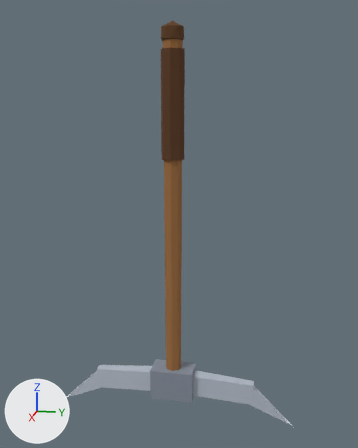
The glTF model assets/models/character/held_steel_pickaxe.glb: old version first, new version second.
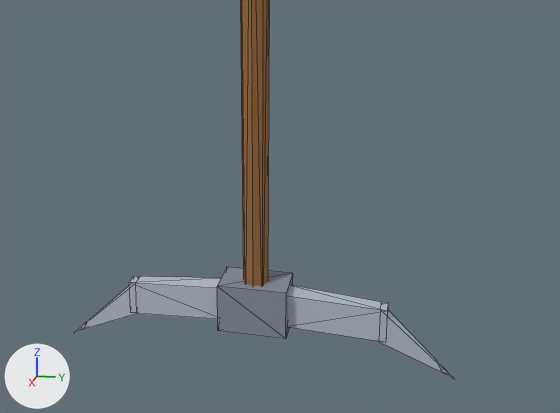
Old and new are each drawn whole from a 50 mm lens placed at (1.047, 0.223, -0.03), pointed at (-0.009, 0.012, -0.294) and again close up on the part from 5% to 100% of the width and 44% to 100% of the height. Every picture has the same lights, and +X, +Y and +Z are marked at lower left. The last two pictures show the newer version. The close-ups show mesh edges as thin lines. Vertices at exactly the same position are counted once.

The first close-up shows 'held_steel_pickaxe'.
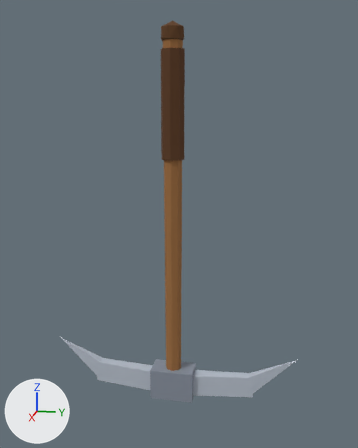
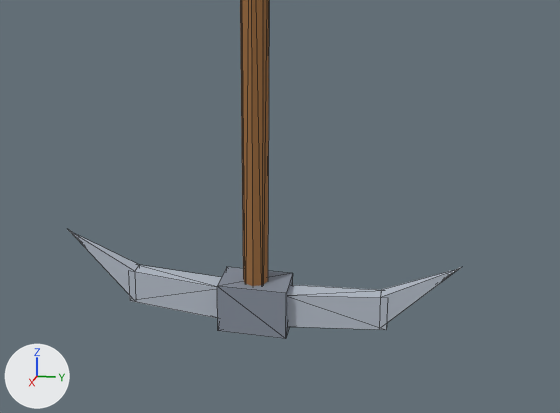
The change, as JSON lines over the scene's bpy script:
```json
{"block": "me_held_steel_pickaxe", "where": "# used by ob_held_steel_pickaxe; location = (0.0, 0.0, 0.0)"}
{"op": "remove", "block": "me_held_steel_pickaxe", "code": "me_held_steel_pickaxe.from_pydata(...)  # 92 vertices, 144 faces; spans x -0.028..0.028, y -0.288..0.288, z -0.768..0.129"}
{"op": "add", "block": "me_held_steel_pickaxe", "code": "me_held_steel_pickaxe.from_pydata(...)  # 92 vertices, 144 faces; spans x -0.028..0.028, y -0.288..0.288, z -0.72..0.129"}
{"block": "me_held_steel_pickaxe", "change": "me_held_steel_pickaxe part 1: all 8 vertices in x -0.01..0.01, y 0.18..0.19, z -0.715..-0.665 are moved by (0.0, 0.0, 0.02)"}
{"block": "me_held_steel_pickaxe", "change": "me_held_steel_pickaxe part 2: the 1 vertex in x 0.0, y 0.285, z -0.765 is moved by (0.0, 0.0, 0.17)"}
{"block": "me_held_steel_pickaxe", "change": "me_held_steel_pickaxe part 3: the 1 vertex in x 0.0, y 0.288, z -0.768 is moved by (0.0, 0.0, 0.176)"}
{"block": "me_held_steel_pickaxe", "change": "me_held_steel_pickaxe part 4: all 8 vertices in x -0.01..0.01, y -0.19..-0.18, z -0.715..-0.665 are moved by (0.0, 0.0, 0.02)"}
{"block": "me_held_steel_pickaxe", "change": "me_held_steel_pickaxe part 5: the 1 vertex in x 0.0, y -0.285, z -0.765 is moved by (0.0, 0.0, 0.17)"}
{"block": "me_held_steel_pickaxe", "change": "other edits to the shape of me_held_steel_pickaxe do not show in these pictures"}
```

Location of each change, (x1, y1, x2, y2) in pixels of the close-ups (560 x 413 px; the box of a moved part takes in the faces that stretch with it):
```json
{"object": "held_steel_pickaxe", "change": "reshaped", "before": [74, 0, 454, 379], "after": [69, 0, 461, 339]}
{"part": 1, "of": "me_held_steel_pickaxe", "change": "moved or reshaped", "before": [288, 285, 388, 342], "after": [288, 285, 388, 330]}
{"part": 2, "of": "me_held_steel_pickaxe", "change": "moved or reshaped", "before": [379, 310, 450, 375], "after": [380, 269, 457, 323]}
{"part": 3, "of": "me_held_steel_pickaxe", "change": "moved or reshaped", "before": [436, 360, 454, 379], "after": [447, 267, 461, 277]}
{"part": 4, "of": "me_held_steel_pickaxe", "change": "moved or reshaped", "before": [129, 276, 221, 319], "after": [128, 265, 221, 318]}
{"part": 5, "of": "me_held_steel_pickaxe", "change": "moved or reshaped", "before": [75, 286, 136, 332], "after": [72, 232, 139, 294]}
```
